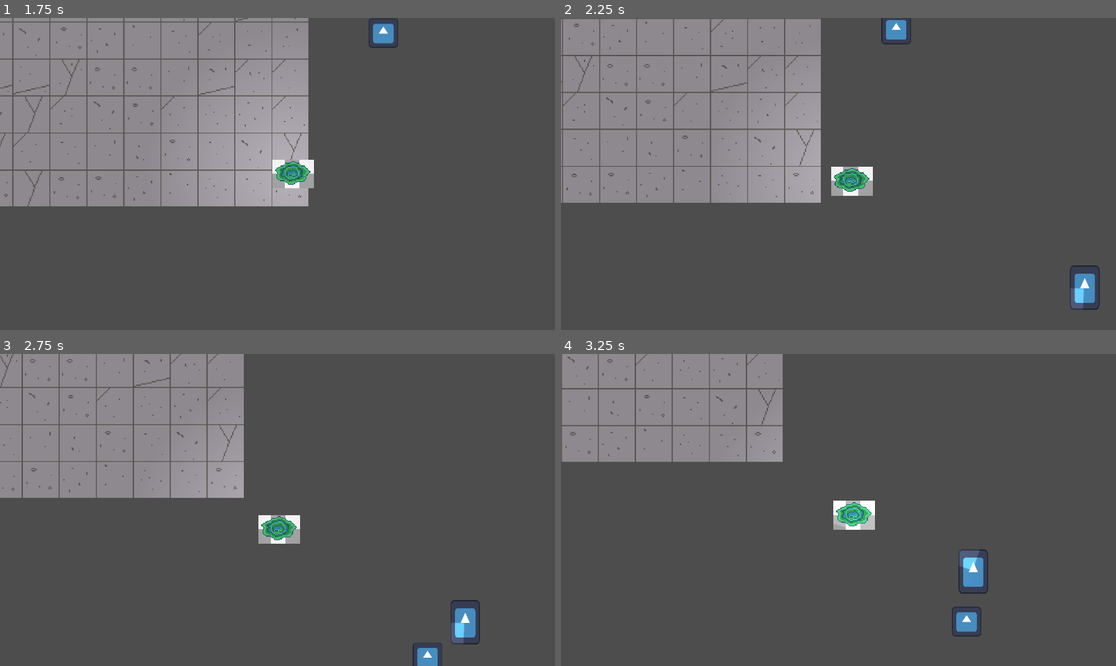
Above: before the commit, frames 1-4 (two rows, left to right).
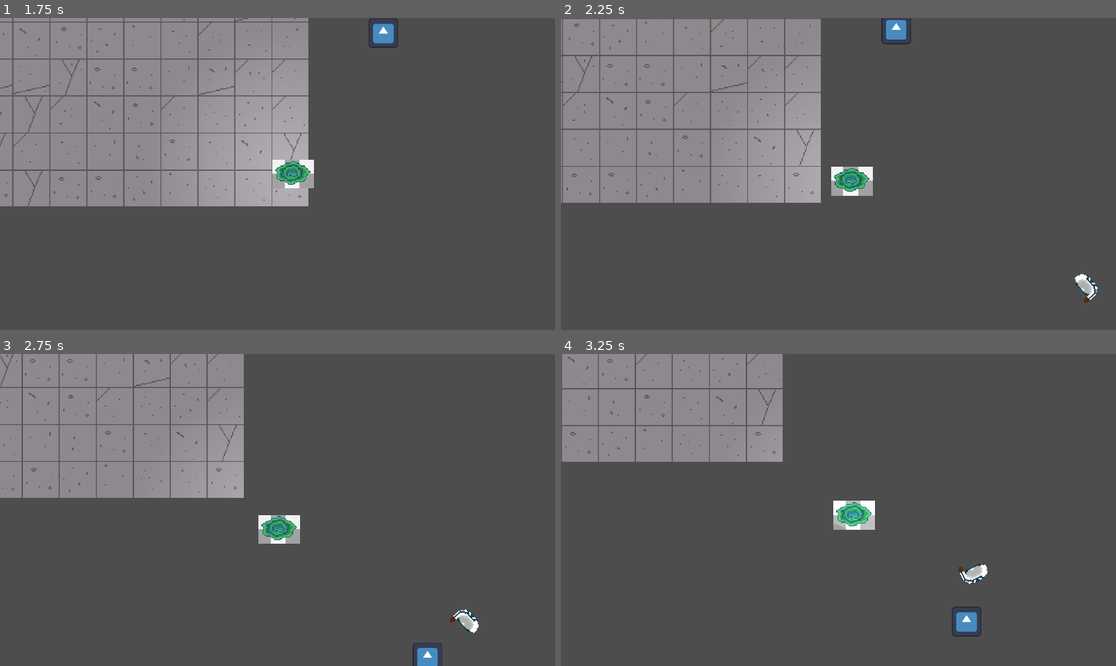
Above: after the commit, the same moments.

Repository: GeometricParrot/GMTK-2023-godot-horror
Game: Godot game, scene res://UI/m_ain_menu.tscn
Two runs of this game, one before a commit and one after it. Both use one fixed random seed, a clock stepped at 60 frames per second and the inputs below. The engine's default icon, where the game draws it, is replaced by a stand-in: a white triangle on a blue panel in a dark square.
Inputs:
- Up to frame 1 (1.75 s): click "Start" at 0.5 s; tap Enter at 1.25 s; hold D (right) from 1.28 s (still down)
- Up to frame 2 (2.25 s): release D (right) at 2.03 s; hold S (down) from 2.03 s (still down)
- Up to frame 3 (2.75 s): keep holding S (down)
- Up to frame 4 (3.25 s): release S (down) at 2.78 s; hold D (right) from 2.78 s (still down)

Frame 1 is identical in both runs. In frame 2, 0.5% of the frame differs, in the area x 91-97%, y 79-94%; in frame 3, 0.5%; in frame 4, 0.6%, in the area x 71-77%, y 62-77%.

Commit message:
sci

Diff:
--- a/NPCs/Waypoint NPC.gd
+++ b/NPCs/Waypoint NPC.gd
@@ -4,6 +4,9 @@
 
 var currentWaypoint: int
 var direction: Vector2 = Vector2(0,0)
+@onready var sprite = $Sprite2D
+
+var localT = 0.0
 
 
 @export_range(0.01, 0.5, 0.01) var accel = 0.1
@@ -20,7 +23,15 @@
 # Called every frame. 'delta' is the elapsed time since the previous frame.
 
 func _physics_process(delta):
-	follow_waypoint(delta)
+
+	localT += 0.15
+
+	if fmod(localT, 1.0) < 0.1:
+		sprite.flip_h  = !sprite.flip_h
+
+
+
+	sprite.rotation = follow_waypoint(delta) - PI/4
 	move_and_slide()
 
 func follow_waypoint(delta):
@@ -38,3 +49,4 @@
 				currentWaypoint += 1
 			else:
 				currentWaypoint = 0
+		return flashlight.rotation
--- a/NPCs/waypoint_npc.tscn
+++ b/NPCs/waypoint_npc.tscn
@@ -1,22 +1,23 @@
 [gd_scene load_steps=5 format=3 uid="uid://b3ry08qtv4lr7"]
 
 [ext_resource type="Script" path="res://NPCs/Waypoint NPC.gd" id="1_7lkpq"]
-[ext_resource type="Texture2D" uid="uid://duw4k1jxpw383" path="res://icon.svg" id="2_m6vyu"]
+[ext_resource type="Texture2D" uid="uid://y0aaupfevf8" path="res://NPCs/sci.png" id="2_8w80v"]
 [ext_resource type="Texture2D" uid="uid://dg4h76lig2m3b" path="res://Other/cone gradient.png" id="3_xb50g"]
 
-[sub_resource type="CapsuleShape2D" id="CapsuleShape2D_1brxu"]
-radius = 12.0
-height = 38.0
+[sub_resource type="CircleShape2D" id="CircleShape2D_q30ld"]
+radius = 9.0
 
 [node name="Waypoint NPC" type="CharacterBody2D"]
 script = ExtResource("1_7lkpq")
 
 [node name="Sprite2D" type="Sprite2D" parent="."]
-scale = Vector2(0.2, 0.3)
-texture = ExtResource("2_m6vyu")
+texture = ExtResource("2_8w80v")
+flip_v = true
+hframes = 2
 
 [node name="CollisionShape2D" type="CollisionShape2D" parent="."]
-shape = SubResource("CapsuleShape2D_1brxu")
+position = Vector2(-1, 0)
+shape = SubResource("CircleShape2D_q30ld")
 
 [node name="PointLight2D" type="PointLight2D" parent="."]
 energy = 0.5
Binary file added: NPCs/sci.png
Not shown, added: NPCs/sci.png.import
